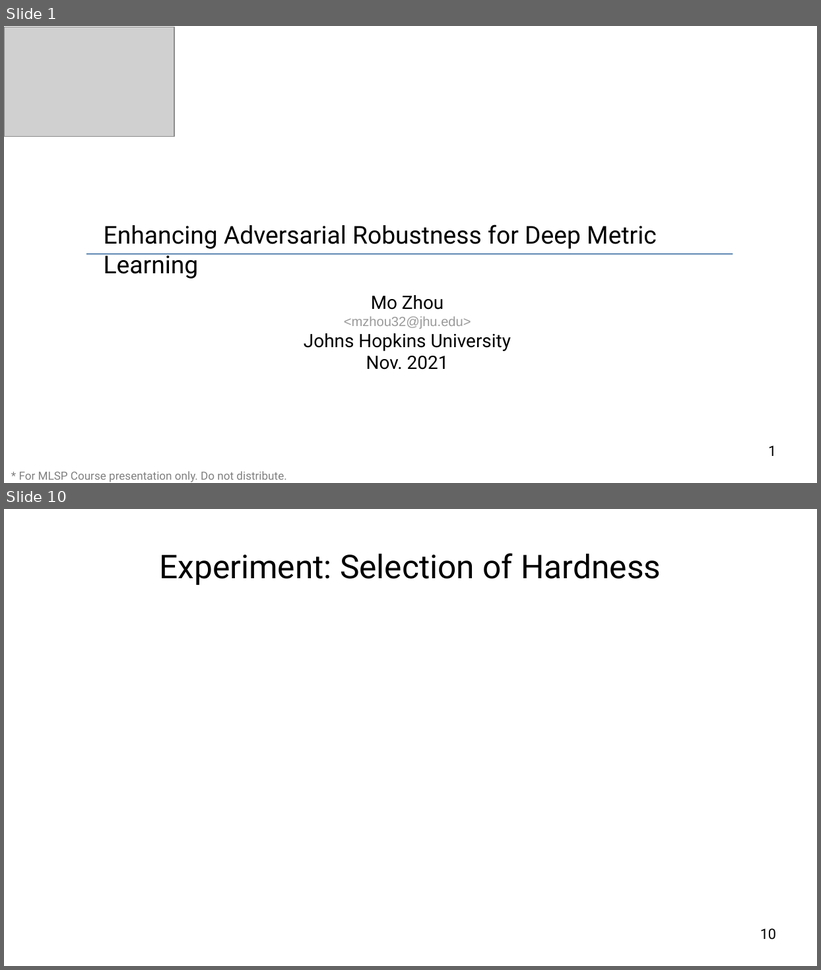
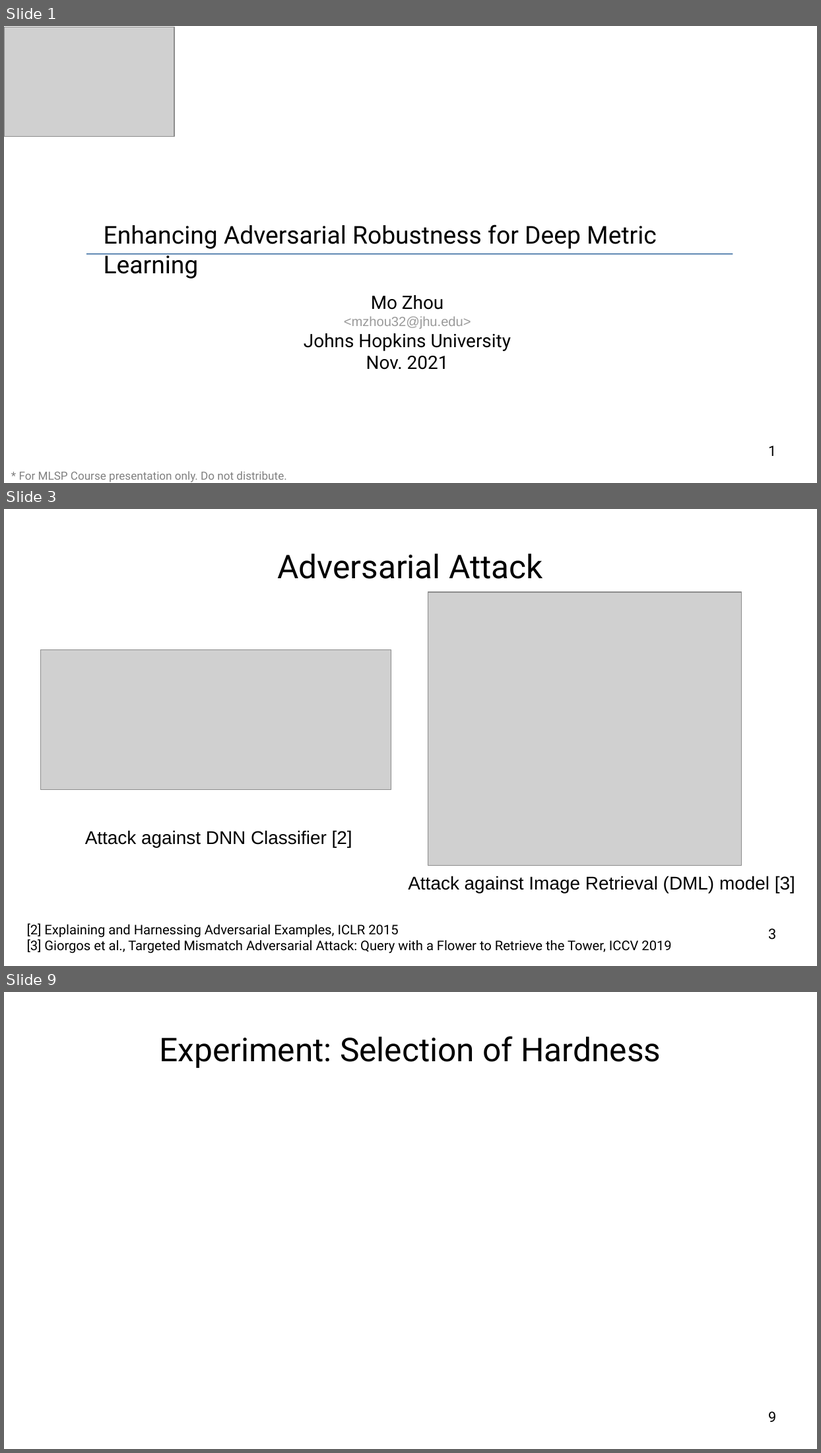
Before and after one commit to cdluminate/robdml, a slide deck: slides/slides.odp. Shown one above the other, each under a label of ours: slides 1 and 10 before the commit, slides 1, 3 and 9 after it; the slides between them are not shown. The pictures are 821x970 and 821x1453 pixels, drawn with LibreOffice and Linux fonts; fonts in the diff are those of the drawing; grey boxes stand for pictures. Boxes give left, top, right and bottom in pixels: in the first picture for what was removed or moved away, otherwise in the second. Text is boxed around its words. In the diff, an @@ line names an element or a change of style, - is before the commit and + after.

```diff
--- a/slides/slides.odp
+++ b/slides/slides.odp
@@ slide 3 added at <box>4,509,817,966</box>, background #FFFFFF @@
@@ title added at <box>277,553,543,579</box>, 32 pt, text #000000 @@
+Adversarial Attack
@@ picture added at <box>428,592,742,866</box> @@
@@ picture added at <box>41,650,391,790</box> @@
@@ text added at <box>85,830,352,848</box>, 18 pt, text #000000 @@
+Attack against DNN Classifier [2]
@@ text added at <box>408,876,795,893</box>, 18 pt, text #000000 @@
+Attack against Image Retrieval (DML) model [3]
@@ text added at <box>27,923,671,954</box>, 13 pt, text #000000 @@
+[2] Explaining and Harnessing Adversarial Examples, ICLR 2015
+[3] Giorgos et al., Targeted Mismatch Adversarial Attack: Query with a Flower to Retrieve the Tower, ICCV 2019
@@ page number added at <box>768,929,776,940</box>, 14 pt, text #000000 @@
+3
@@ what was slide 10 is now slide 9 @@
@@ page number at <box>768,1412,776,1422</box>: text changed @@
-10
+9
```
Also in this commit, not shown: 6 other slides added, 8 slides removed.
